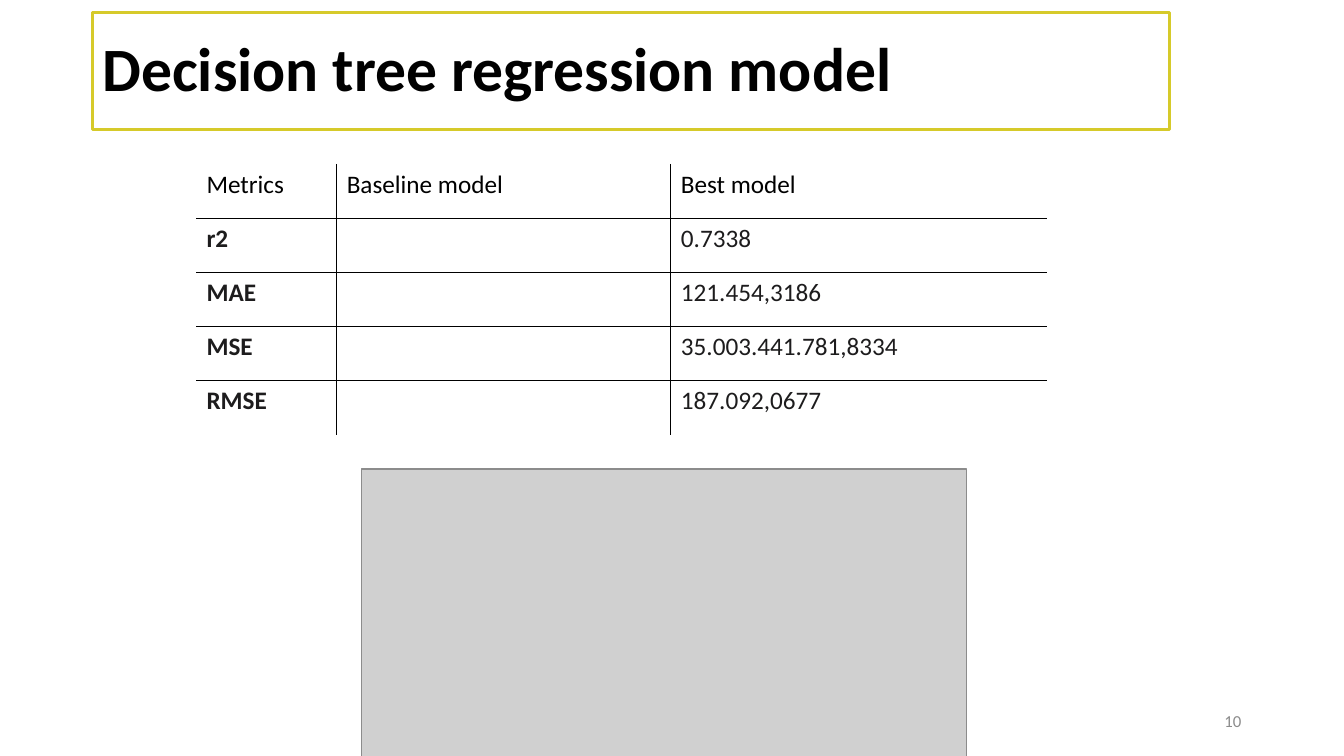
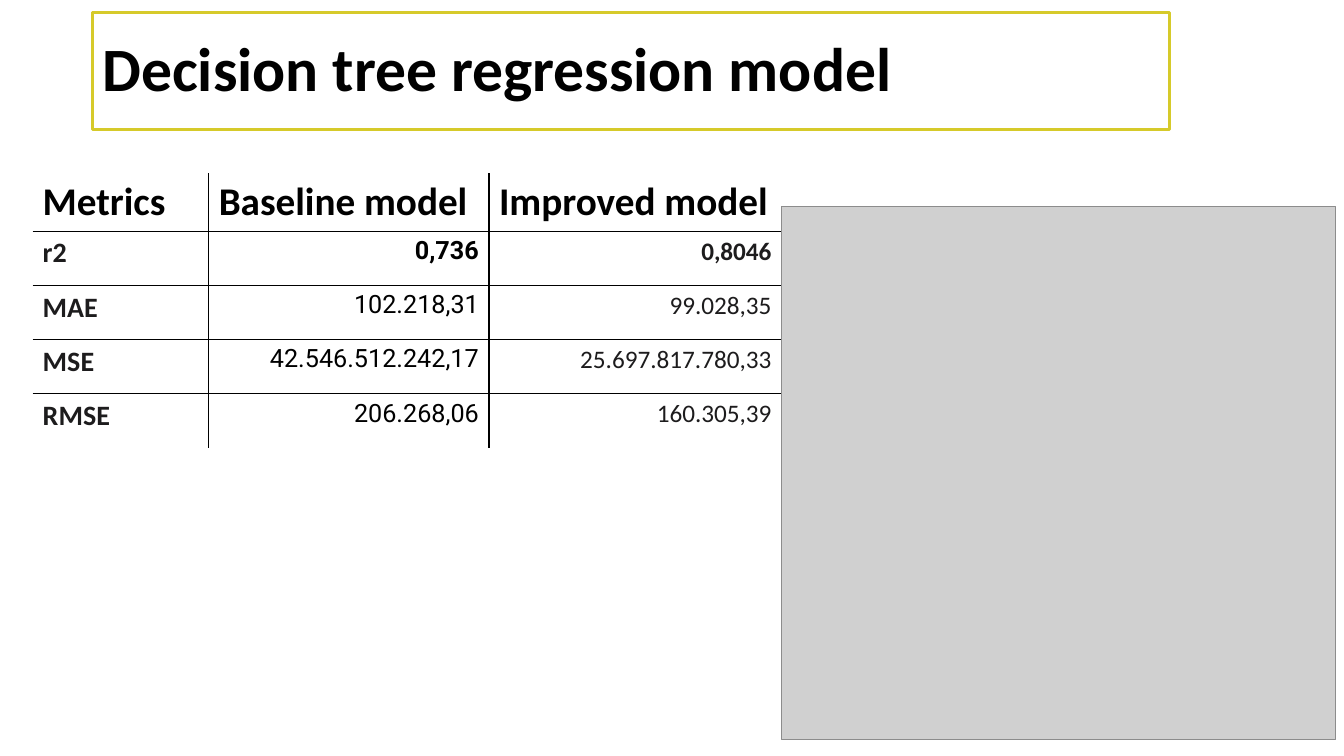
Before and after one commit to federicariva/MidbootcampProject, a slide deck: slide 10 of deliverables/Project_presentation.pptx. Drawn at 1344x756 pixels with LibreOffice and Linux fonts; fonts in the diff are those of the drawing; grey boxes stand for pictures; background and template pictures are left out. Boxes give left, top, right and bottom in pixels: in the first picture for what was removed or moved away, otherwise in the second. Text is boxed around its words. In the diff, an @@ line names an element or a change of style, - is before the commit and + after.

```diff
--- a/deliverables/Project_presentation.pptx
+++ b/deliverables/Project_presentation.pptx
@@ table at [32, 173, 781, 447] @@
-row 1, column 3: Best model
+row 1, column 3: Improved model
-row 2, column 2: 
+row 2, column 2: 0,736
-row 2, column 3: 0.7338
+row 2, column 3: 0,8046
-row 3, column 2: 
+row 3, column 2: 102.218,31
-row 3, column 3: 121.454,3186
+row 3, column 3: 99.028,35
-row 4, column 2: 
+row 4, column 2: 42.546.512.242,17
-row 4, column 3: 35.003.441.781,8334
+row 4, column 3: 25.697.817.780,33
-row 5, column 2: 
+row 5, column 2: 206.268,06
-row 5, column 3: 187.092,0677
+row 5, column 3: 160.305,39
@@ size 18 to 28 pt, bold on in "Metrics", "Baseline model" @@
@@ size 18 to 20 pt in "r2", "MAE", "MSE", "RMSE" @@
@@ table: place and size @@
-table at [197, 164, 1048, 436]
+table at [32, 173, 781, 447]
@@ picture added at [782, 206, 1336, 739] @@
@@ picture removed at [362, 469, 967, 756] @@
```
Also in this commit, not shown: 11 other slides changed, 1 slide removed, 1 other file.
